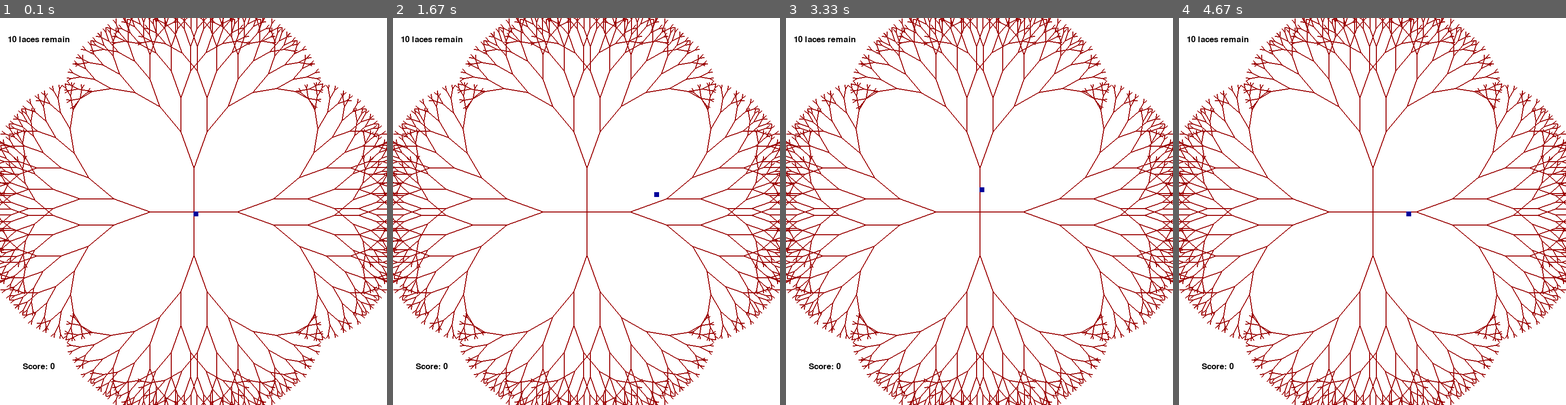
Above: before the commit, frames 1-4 (left to right).
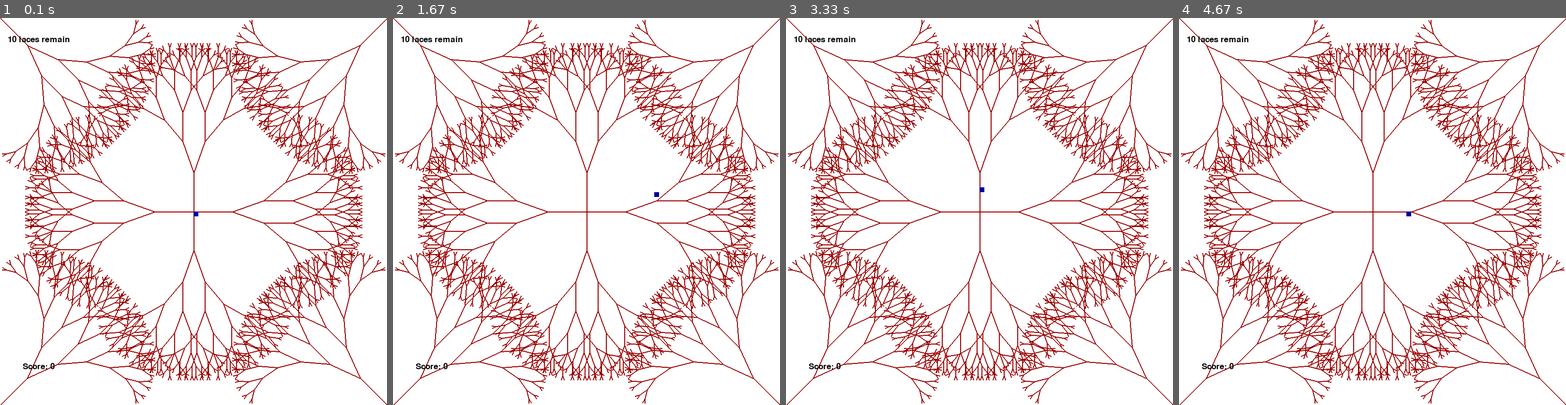
Above: after the commit, the same moments.

Repository: Andrew-Pynch/neuralink-bot
Game: pygame game, started from surgery_game.py
The game is run twice, just before and just after one commit, with the same random seed, the same clock (stepped at 60 frames per second) and the same inputs.
Inputs:
- Up to frame 1 (0.1 s): no input
- Up to frame 2 (1.67 s): hold Right 0.33-0.8 s; hold Up 0.83-1.13 s; hold Right 1.17-1.63 s
- Up to frame 3 (3.33 s): hold Left 1.67-2.2 s; hold Down 2.23-2.53 s; hold Left 2.57-2.97 s; hold Up from 3 s (still down)
- Up to frame 4 (4.67 s): release Up at 3.37 s; hold Right 3.4-4.03 s; hold Down 4.07-4.43 s; hold Left from 4.47 s (still down)

The runs differ from the first frame. In frame 1, 16% of the frame differs, in the area x 0-100%, y 0-100%; in frame 2, 16%; in frame 3, 16%; in frame 4, 16%.

Commit message:
render more vessels

Diff:
--- a/surgery_game.py
+++ b/surgery_game.py
@@ -245,10 +245,18 @@
         game_display.fill(white)
 
         """RENDER ALL THE VESSELS"""
-        render_vessels(display_width/2, display_height/2, -90, 9, vessel_list)
-        render_vessels(display_width/2, display_height/2, 0, 9, vessel_list)
-        render_vessels(display_width/2, display_height/2, 90, 9, vessel_list)
-        render_vessels(display_width/2, display_height/2, 180, 9, vessel_list)
+        vessel_length = 8
+        ### CENTRAL VEINS ###
+        render_vessels(display_width/2, display_height/2, -90, vessel_length, vessel_list)
+        render_vessels(display_width/2, display_height/2, 0, vessel_length, vessel_list)
+        render_vessels(display_width/2, display_height/2, 90, vessel_length, vessel_list)
+        render_vessels(display_width/2, display_height/2, 180, vessel_length, vessel_list)
+
+        ### OUTER VEINS POINTING INWARDS ###
+        render_vessels(0, 0, 45, vessel_length, vessel_list)
+        render_vessels(display_width, 0, -225, vessel_length, vessel_list)
+        render_vessels(0, display_height, -45, vessel_length, vessel_list)
+        render_vessels(display_width, display_height, 225, vessel_length, vessel_list)
 
         """### RENDER ALL THE LACES ###"""
         render_lace(x, y, lace_list)
